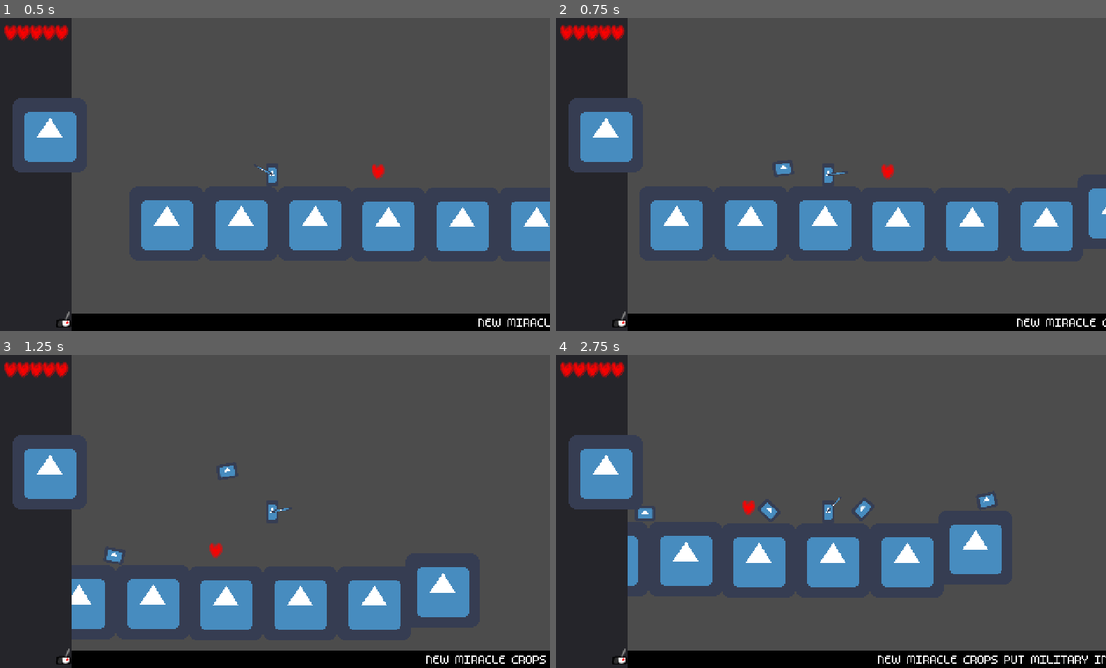
Above: before the commit, frames 1-4 (two rows, left to right).
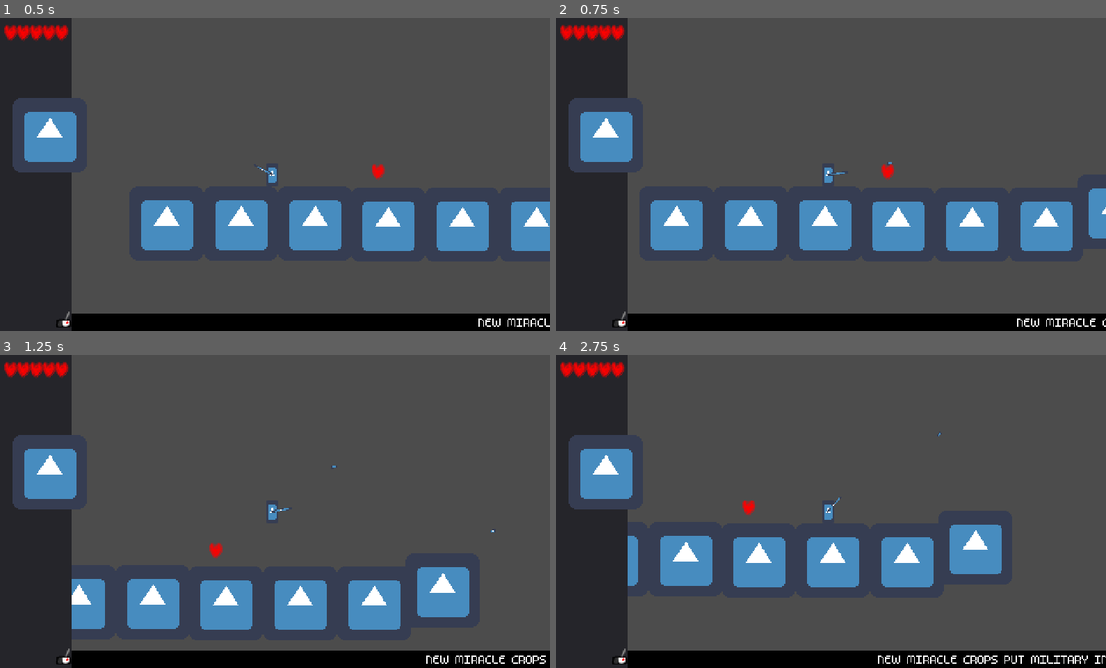
Above: after the commit, the same moments.

Repository: mrnotcrazy/ld52
Game: Godot game, scene res://test_main.tscn
Same seed, same stepped clock (60 frames per second), same inputs: the game is played once before the commit and once after it. The engine's default icon, where the game draws it, is replaced by a stand-in: a white triangle on a blue panel in a dark square.
Inputs (mouse positions are in pixels of both pictures, inside the frame that each line leads up to):
- Up to frame 1 (0.5 s): no input
- Up to frame 2 (0.75 s): move the mouse to (952, 158) at 0.52 s; press the mouse at (952, 158) at 0.53 s; hold D (move_right) from 0.53 s (still down)
- Up to frame 3 (1.25 s): keep holding D (move_right); tap W (jump) at 0.77 s
- Up to frame 4 (2.75 s): move the mouse to (715, 527) at 1.27 s; release the mouse at (715, 527) at 1.28 s; click (715, 527) at 1.35 s; tap W (jump) at 1.52 s; move the mouse to (886, 442) at 2.02 s; release D (move_right) at 2.03 s; press the mouse at (886, 442) at 2.03 s; hold A (move_left) from 2.03 s (still down)

Frame 1 is identical in both runs. In frame 2, 0.1% of the frame differs, in the area x 39-62%, y 46-50%; in frame 3, 0.2%; in frame 4, 0.4%, in the area x 14-80%, y 24-53%.

Commit message:
Bullets now shoot right

Diff:
--- /dev/null
+++ b/bullet.gd
@@ -0,0 +1,22 @@
+extends RigidBody2D
+
+export var impulse: Vector2 = Vector2(100, -300)
+# Declare member variables here. Examples:
+# var a = 2
+# var b = "text"
+
+
+# Called when the node enters the scene tree for the first time.
+func _ready():
+
+	pass # Replace with function body.
+
+
+# Called every frame. 'delta' is the elapsed time since the previous frame.
+#func _process(delta):
+#	pass
+
+
+func _on_selfDestruct_timeout():
+	queue_free()
+	pass # Replace with function body.
--- a/bullet.tscn
+++ b/bullet.tscn
@@ -1,22 +1,29 @@
-[gd_scene load_steps=3 format=2]
+[gd_scene load_steps=4 format=2]
 
 [ext_resource path="res://icon.png" type="Texture" id=1]
+[ext_resource path="res://bullet.gd" type="Script" id=2]
 
 [sub_resource type="CapsuleShape2D" id=1]
-radius = 8.0
-height = 10.0
+radius = 1.0
+height = 2.0
 
 [node name="bullet" type="RigidBody2D"]
 collision_layer = 2
 collision_mask = 2
+contact_monitor = true
+script = ExtResource( 2 )
 
 [node name="Sprite" type="Sprite" parent="."]
-position = Vector2( -1.125, -7.6875 )
+position = Vector2( -0.00172806, 1.56797e-05 )
 rotation = -0.00921261
-scale = Vector2( 0.275969, 0.206209 )
+scale = Vector2( 0.0727989, 0.034233 )
 texture = ExtResource( 1 )
 
 [node name="CollisionShape2D" type="CollisionShape2D" parent="."]
-position = Vector2( -1, -8 )
 rotation = 1.5708
 shape = SubResource( 1 )
+
+[node name="selfDestruct" type="Timer" parent="."]
+autostart = true
+
+[connection signal="timeout" from="selfDestruct" to="." method="_on_selfDestruct_timeout"]
--- a/player.gd
+++ b/player.gd
@@ -6,7 +6,7 @@
 export (int) var gravity = 1800
 var velocity = Vector2.ZERO
 const UP = Vector2(0, -1)
-export var bullet_speed = 1000
+export var bullet_speed = 10000
 export var fire_rate = 0.2
 
 var bullet = preload("res://bullet.tscn")
@@ -42,7 +42,8 @@
 			var bullet_instance = bullet.instance()
 			bullet_instance.position = $hands.get_global_position()
 			bullet_instance.rotation_degrees = $hands.rotation_degrees
-			bullet_instance.apply_impulse(Vector2(bullet_speed, 0).rotated($hands.rotation), Vector2())
+			bullet_instance.apply_impulse(Vector2(), Vector2(bullet_speed, 0).rotated($hands.rotation) )
+
 			get_tree().get_root().add_child(bullet_instance)
 			can_fire = false
 			get_node("firerate").start(.5)
--- a/player.tscn
+++ b/player.tscn
@@ -9,6 +9,7 @@
 [node name="player" type="KinematicBody2D" groups=["player"]]
 script = ExtResource( 1 )
 jump_speed = -500
+bullet_speed = 500
 
 [node name="playerSprite" type="Sprite" parent="."]
 position = Vector2( -1.78814e-07, -10 )
